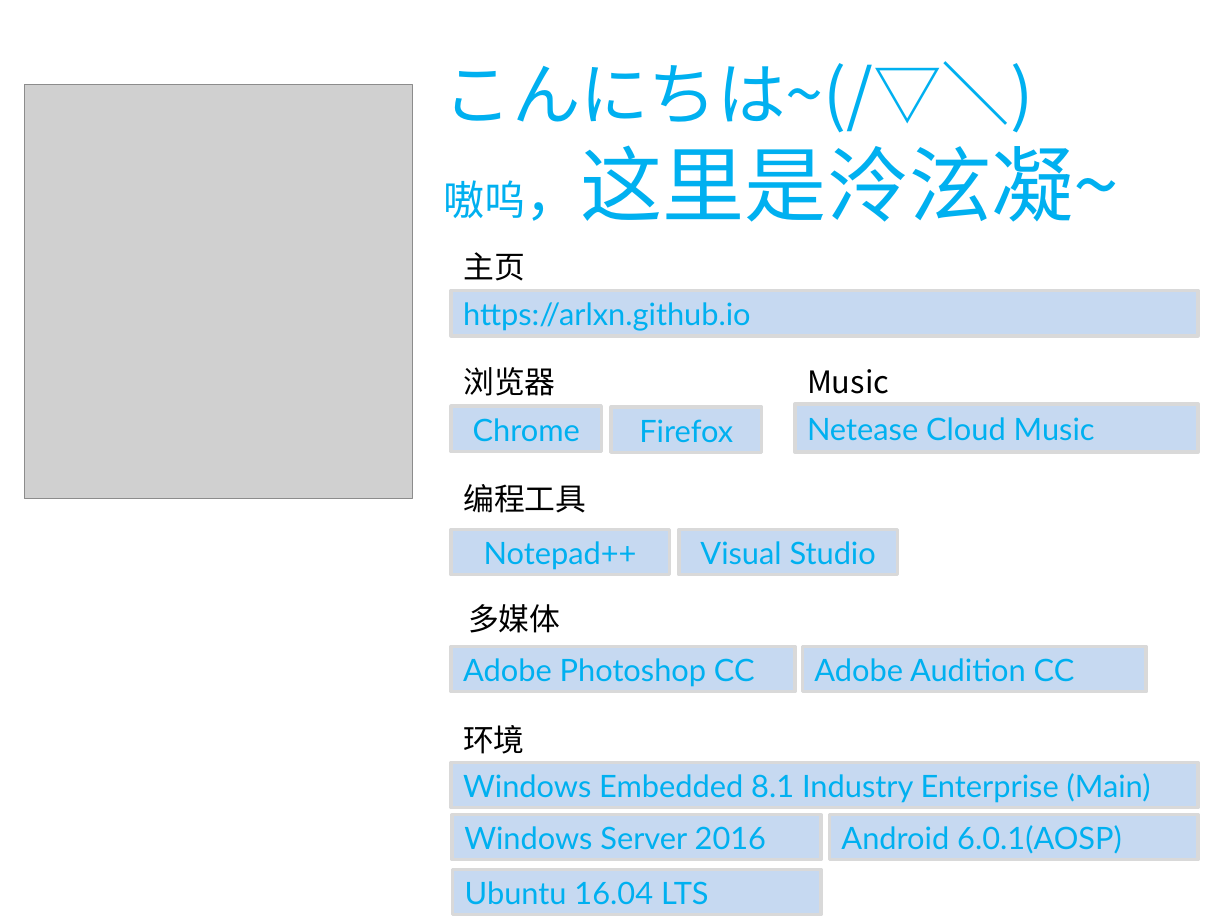
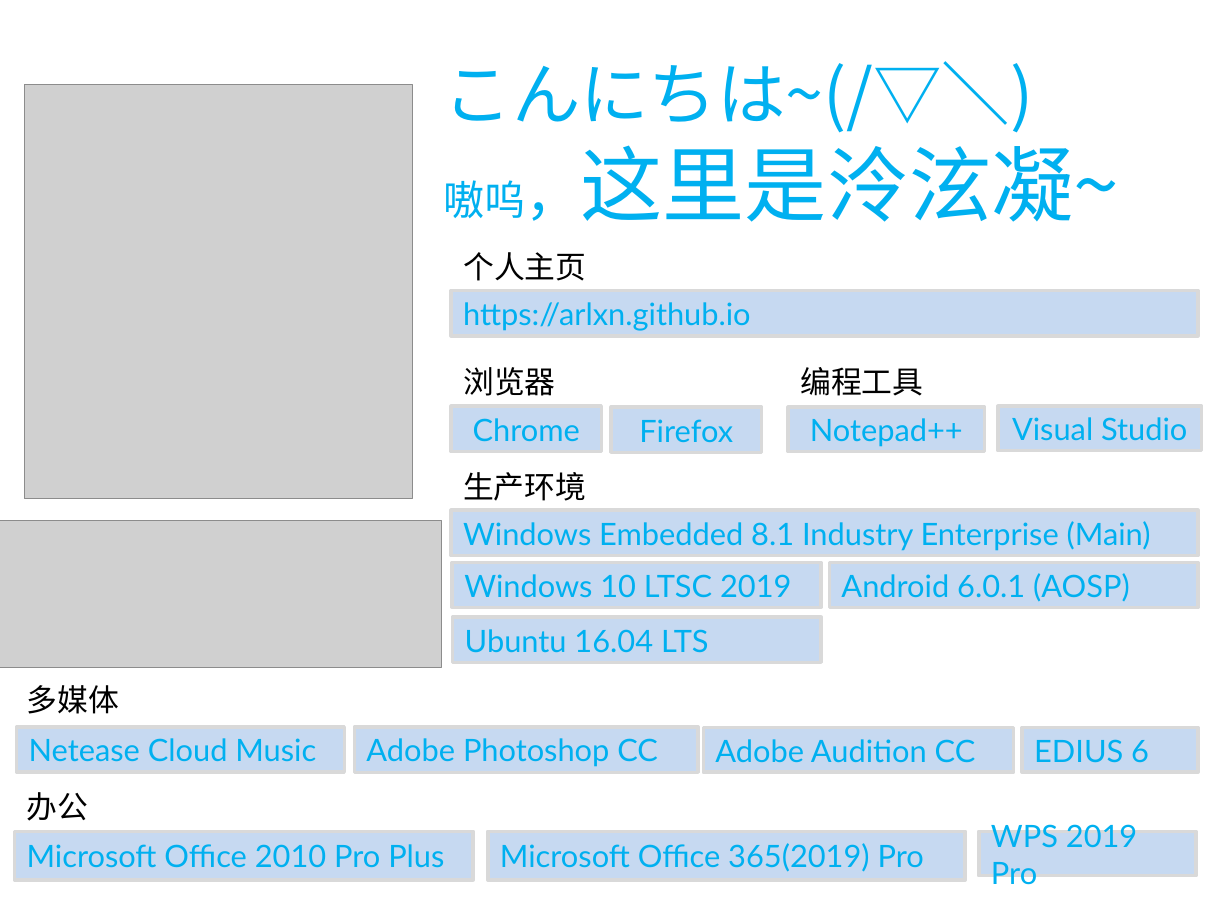
Before and after one commit to LxnChan/NingCloud, a slide deck: slide 1 of AbuDesign.pptx. Drawn at 1232x924 pixels with LibreOffice and Linux fonts; fonts in the diff are those of the drawing; grey boxes stand for pictures. Boxes give left, top, right and bottom in pixels: in the first picture for what was removed or moved away, otherwise in the second. Text is boxed around its words. In the diff, an @@ line names an element or a change of style, - is before the commit and + after.

```diff
--- a/AbuDesign.pptx
+++ b/AbuDesign.pptx
@@ text at [463, 252, 586, 281]: text changed @@
-主页
+个人主页
@@ text "编程工具": place and size @@
-text "编程工具" at [463, 484, 586, 513]
+text "编程工具" at [800, 367, 923, 396]
@@ text removed at [807, 369, 889, 394] @@
-Music
@@ rectangle "Notepad++": place and size @@
-rectangle "Notepad++" at [451, 530, 669, 575]
+rectangle "Notepad++" at [788, 407, 984, 451]
@@ rectangle "Visual Studio": place and size @@
-rectangle "Visual Studio" at [679, 530, 897, 575]
+rectangle "Visual Studio" at [998, 407, 1201, 451]
@@ text at [463, 472, 586, 501]: text changed @@
-环境
+生产环境
@@ picture added at [0, 520, 441, 668] @@
@@ rectangle "Windows Embedded 8.1 Industry Enterprise ...": place and size @@
-rectangle "Windows Embedded 8.1 Industry Enterprise ..." at [451, 763, 1198, 808]
+rectangle "Windows Embedded 8.1 Industry Enterprise ..." at [451, 510, 1198, 556]
@@ rectangle "Windows 10 LTSC 2019": place and size @@
-rectangle "Windows 10 LTSC 2019" at [452, 814, 821, 860]
+rectangle "Windows 10 LTSC 2019" at [452, 563, 821, 609]
@@ rectangle "Android 6.0.1 (AOSP)": place and size @@
-rectangle "Android 6.0.1 (AOSP)" at [829, 814, 1198, 860]
+rectangle "Android 6.0.1 (AOSP)" at [829, 563, 1198, 609]
@@ text in rectangle at [464, 574, 791, 598]: text changed @@
-Windows Server 2016
+Windows 10 LTSC 2019
@@ text in rectangle at [841, 573, 1130, 602]: spaces changed @@
-Android 6.0.1(AOSP)
+Android 6.0.1 (AOSP)
@@ rectangle "Ubuntu 16.04 LTS": place and size @@
-rectangle "Ubuntu 16.04 LTS" at [452, 870, 821, 915]
+rectangle "Ubuntu 16.04 LTS" at [452, 617, 821, 663]
@@ text "多媒体": place and size @@
-text "多媒体" at [468, 604, 560, 633]
+text "多媒体" at [27, 685, 119, 714]
@@ rectangle "Netease Cloud Music": place and size @@
-rectangle "Netease Cloud Music" at [795, 404, 1198, 452]
+rectangle "Netease Cloud Music" at [16, 727, 344, 772]
@@ rectangle "Adobe Photoshop CC": place and size @@
-rectangle "Adobe Photoshop CC" at [451, 647, 795, 692]
+rectangle "Adobe Photoshop CC" at [355, 727, 699, 772]
@@ rectangle "Adobe Audition CC": place and size @@
-rectangle "Adobe Audition CC" at [802, 647, 1146, 692]
+rectangle "Adobe Audition CC" at [703, 728, 1014, 772]
@@ rectangle added at [1023, 728, 1199, 772], fill #C6D9F1, outline #D9D9D9 2 pt, 18 pt, text #00B0F0 @@
+EDIUS 6
@@ text added at [27, 792, 89, 821], 18 pt, text #000000 @@
+办公
@@ rectangle added at [15, 832, 473, 881], fill #C6D9F1, outline #D9D9D9 2 pt, 18 pt, text #00B0F0 @@
+Microsoft Office 2010 Pro Plus
@@ rectangle added at [488, 832, 965, 881], fill #C6D9F1, outline #D9D9D9 2 pt, 18 pt, text #00B0F0 @@
+Microsoft Office 365(2019) Pro
@@ rectangle added at [979, 832, 1196, 876], fill #C6D9F1, outline #D9D9D9 2 pt, 18 pt, text #00B0F0 @@
+WPS 2019 Pro
```
Also in this commit, not shown: 1 other file.
